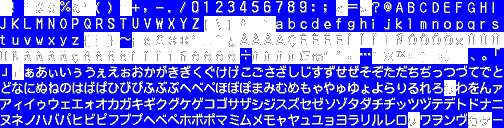
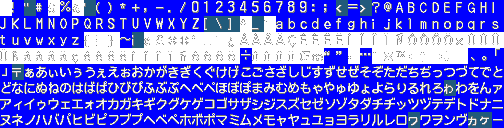
Layered file, before and after one edit (504 × 128). Changes by layer:
painted on "letters" over 12, 3, 490, 126
painted on "bg" over 12, 0, 492, 128
